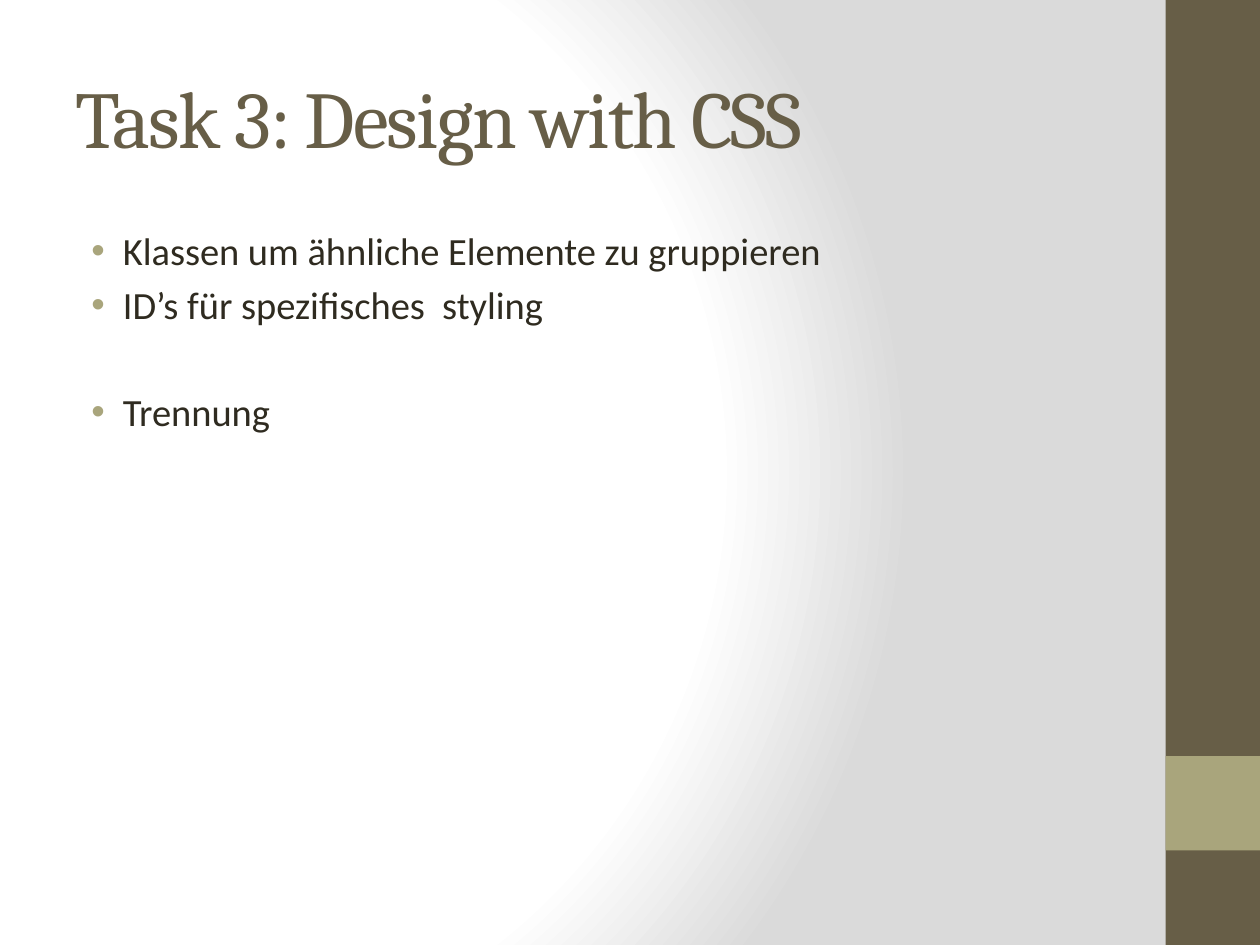
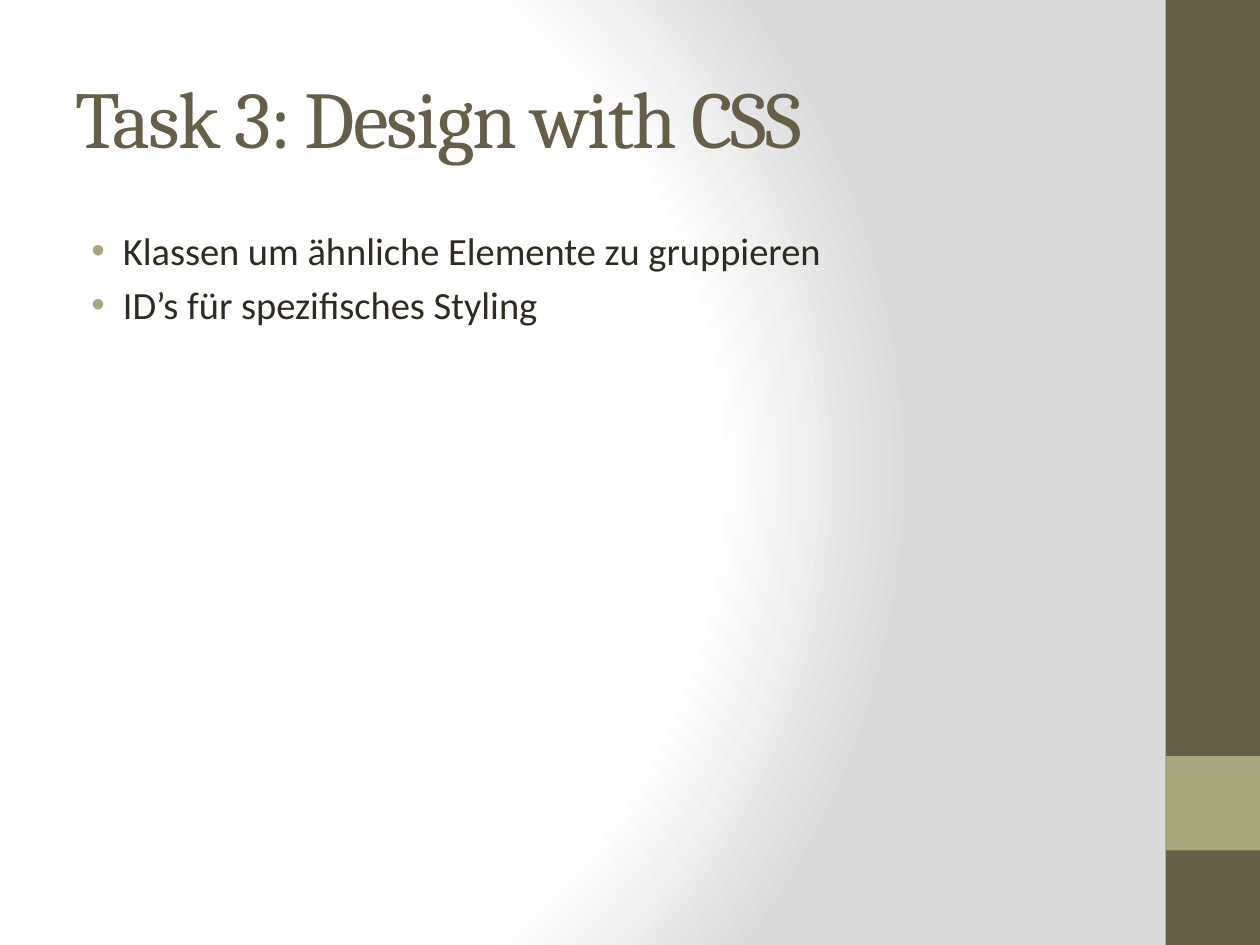
Before and after one commit to kochm8/ch.bfh.bti7054.w2014.p.beerwebshop, a slide deck: slide 7 of doc/Präsentation.pptx. Drawn at 1260x945 pixels with LibreOffice and Linux fonts; fonts in the diff are those of the drawing. Boxes give left, top, right and bottom in pixels: in the first picture for what was removed or moved away, otherwise in the second. Text is boxed around its words. In the diff, an @@ line names an element or a change of style, - is before the commit and + after.

```diff
--- a/doc/Präsentation.pptx
+++ b/doc/Präsentation.pptx
@@ text at <box>123,292,538,326</box>: text changed @@
-• ID’s für spezifisches styling
-• Trennung
+• ID’s für spezifisches Styling
```
Also in this commit, not shown: 1 other slide changed.
